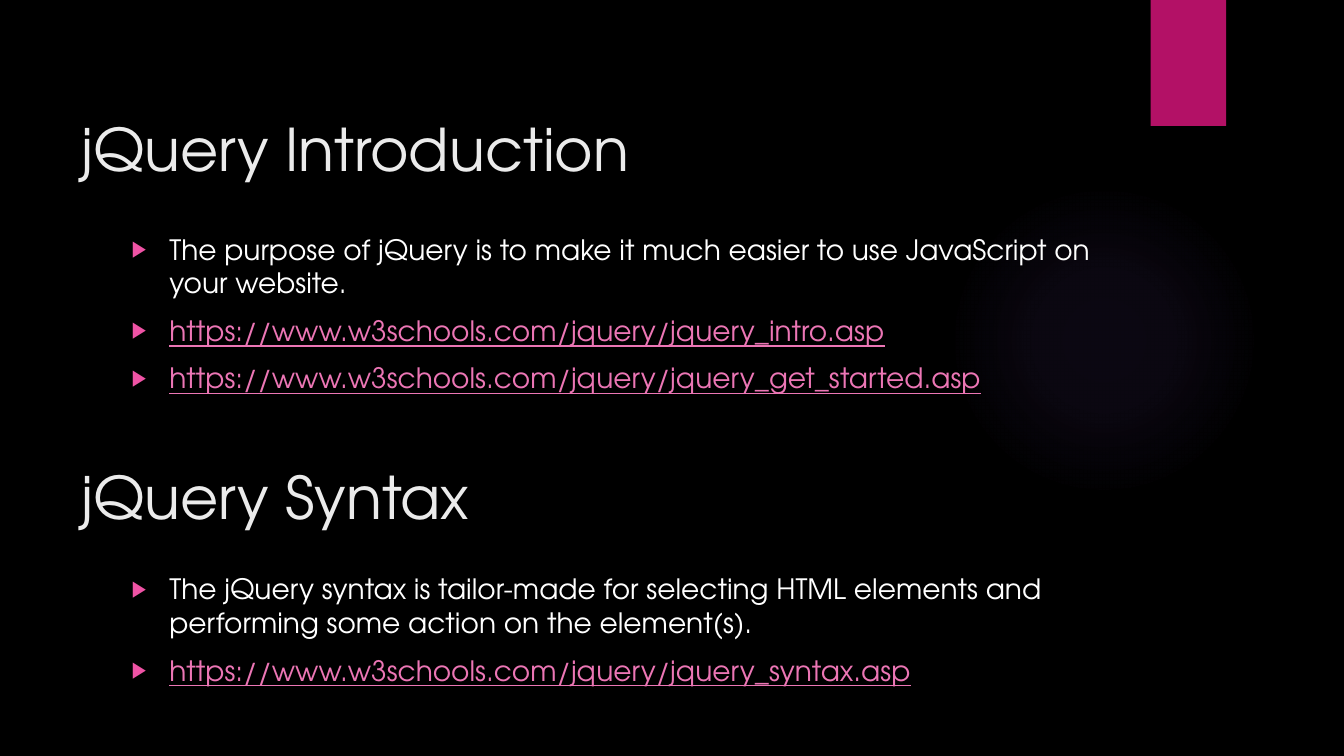
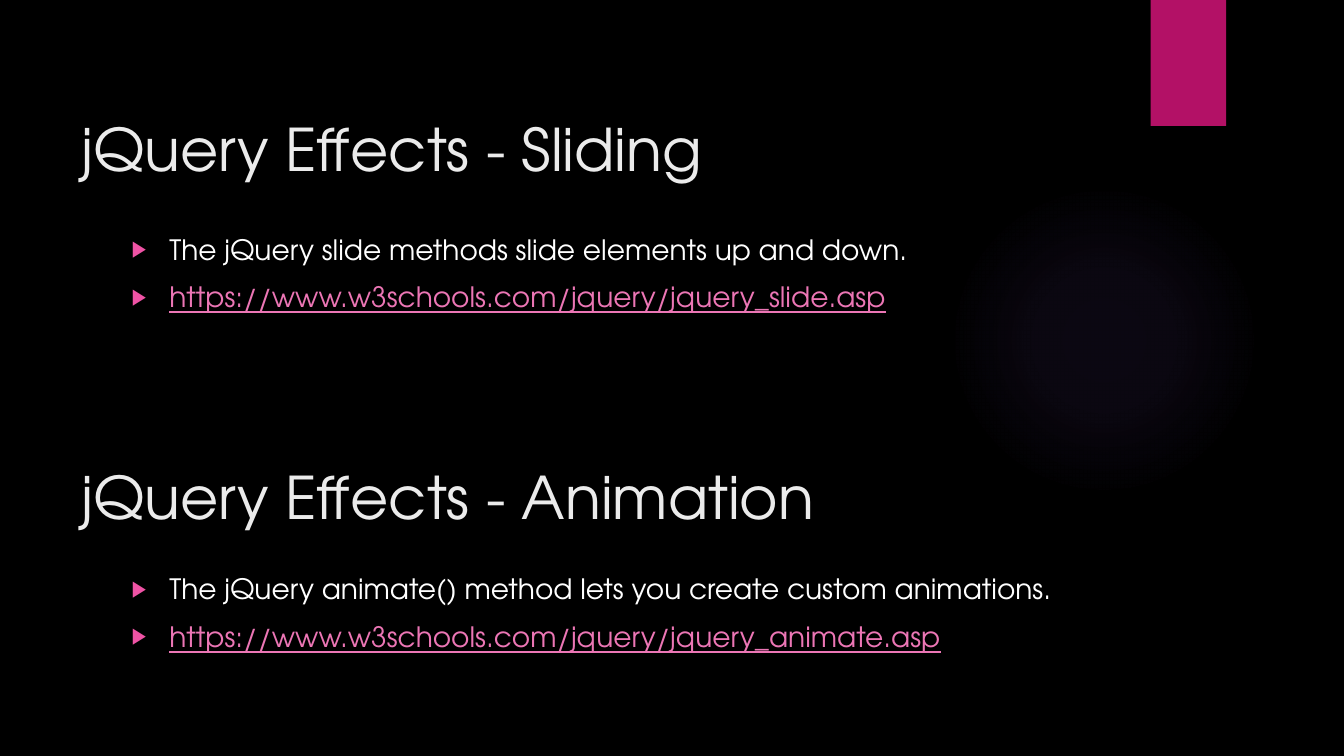
Before and after one commit to manupeethambar888/webdev, a slide deck: slide 2 of Day 17 - JS – Continued.pptx. Drawn at 1344x756 pixels with LibreOffice and Linux fonts; fonts in the diff are those of the drawing; background and template pictures are left out. Boxes give left, top, right and bottom in pixels: in the first picture for what was removed or moved away, otherwise in the second. Text is boxed around its words. In the diff, an @@ line names an element or a change of style, - is before the commit and + after.

Commit message:
day18 slides

```diff
--- a/Day 17 - JS – Continued.pptx
+++ b/Day 17 - JS – Continued.pptx
@@ text at box(81, 126, 702, 184): text changed @@
-jQuery Introduction
+jQuery Effects - Sliding
@@ text at box(169, 239, 907, 313): text changed @@
-▶ The purpose of jQuery is to make it much easier to use JavaScript on your website.
-▶ https://www.w3schools.com/jquery/jquery_intro.asp
-▶ https://www.w3schools.com/jquery/jquery_get_started.asp
+▶ The jQuery slide methods slide elements up and down.
+▶ https://www.w3schools.com/jquery/jquery_slide.asp
@@ text at box(81, 474, 814, 531): text changed @@
-jQuery Syntax
+jQuery Effects - Animation
@@ text at box(169, 578, 1052, 653): text changed @@
-▶ The jQuery syntax is tailor-made for selecting HTML elements and performing some action on the element(s).
-▶ https://www.w3schools.com/jquery/jquery_syntax.asp
+▶ The jQuery animate() method lets you create custom animations.
+▶ https://www.w3schools.com/jquery/jquery_animate.asp
```
Also in this commit, not shown: 1 other slide changed, 1 other file.
